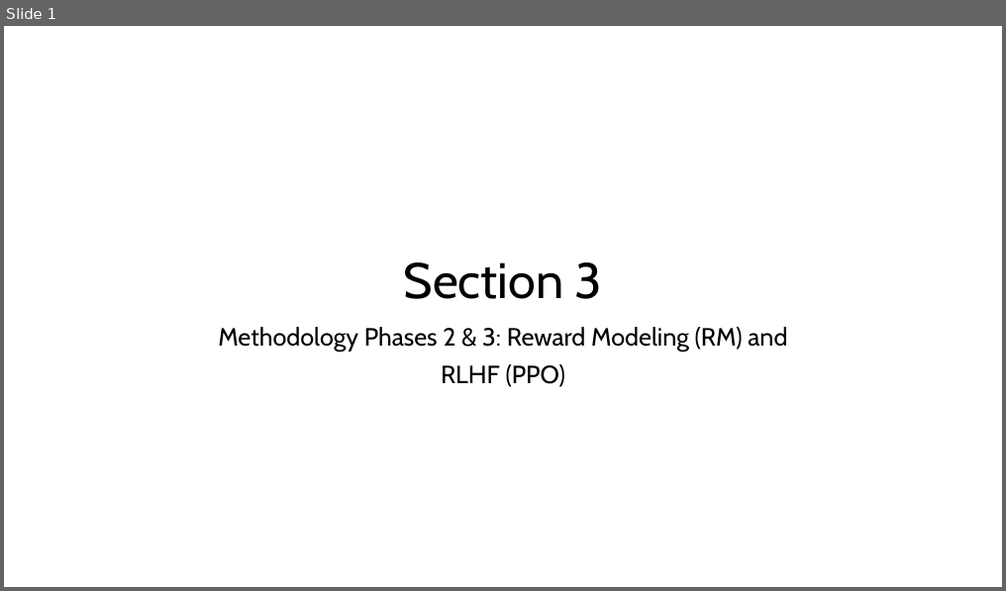
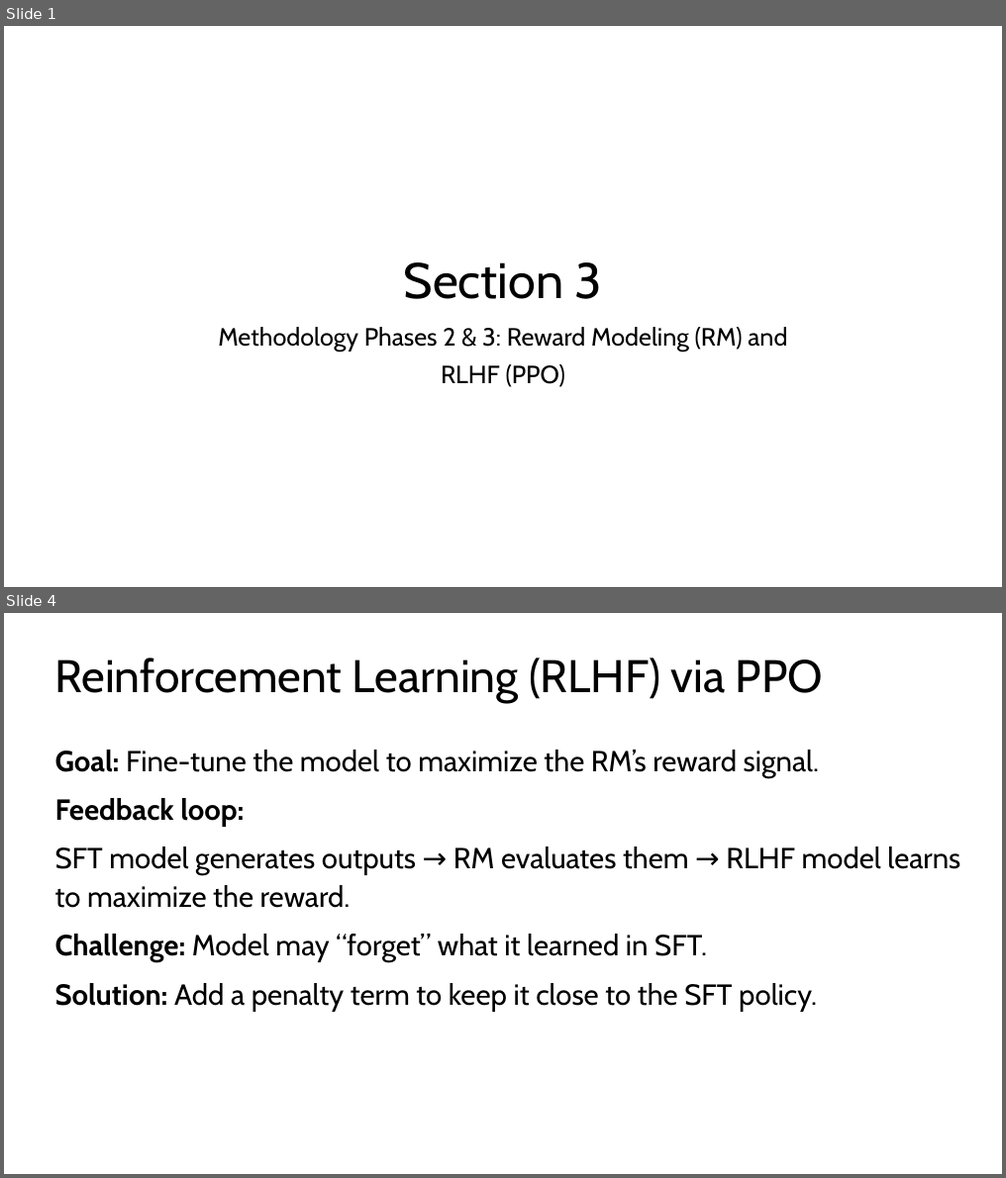
Before and after one commit to logus2k/genai_paper, a slide deck: section3/section3.pptx. Shown one above the other, each under a label of ours: slide 1 before the commit, slides 1 and 4 after it; the slides between them are not shown. The pictures are 1006x591 and 1006x1178 pixels, drawn with LibreOffice and Linux fonts; fonts in the diff are those of the drawing. Boxes give left, top, right and bottom in pixels: in the first picture for what was removed or moved away, otherwise in the second. Text is boxed around its words. In the diff, an @@ line names an element or a change of style, - is before the commit and + after.

Commit message:
Added Section 3 - Reward Model
feat:
added docx file with the corresponding section 3
added ppt file with the corresponding seciton 3

```diff
--- a/section3/section3.pptx
+++ b/section3/section3.pptx
@@ slide 4 added at (x1=4, y1=613, x2=1002, y2=1174), background #FFFFFF @@
@@ title added at (x1=55, y1=658, x2=823, y2=703), 44 pt, text #000000 @@
+Reinforcement Learning (RLHF) via PPO
@@ text added at (x1=55, y1=750, x2=960, y2=1012), 28 pt, text #000000 @@
+Goal: Fine-tune the model to maximize the RM’s reward signal.
+Feedback loop:
+SFT model generates outputs → RM evaluates them → RLHF model learns to maximize the reward.
+Challenge: Model may “forget” what it learned in SFT.
+Solution: Add a penalty term to keep it close to the SFT policy.
```
Also in this commit, not shown: 5 other slides added, 1 slide removed, 1 other file.
